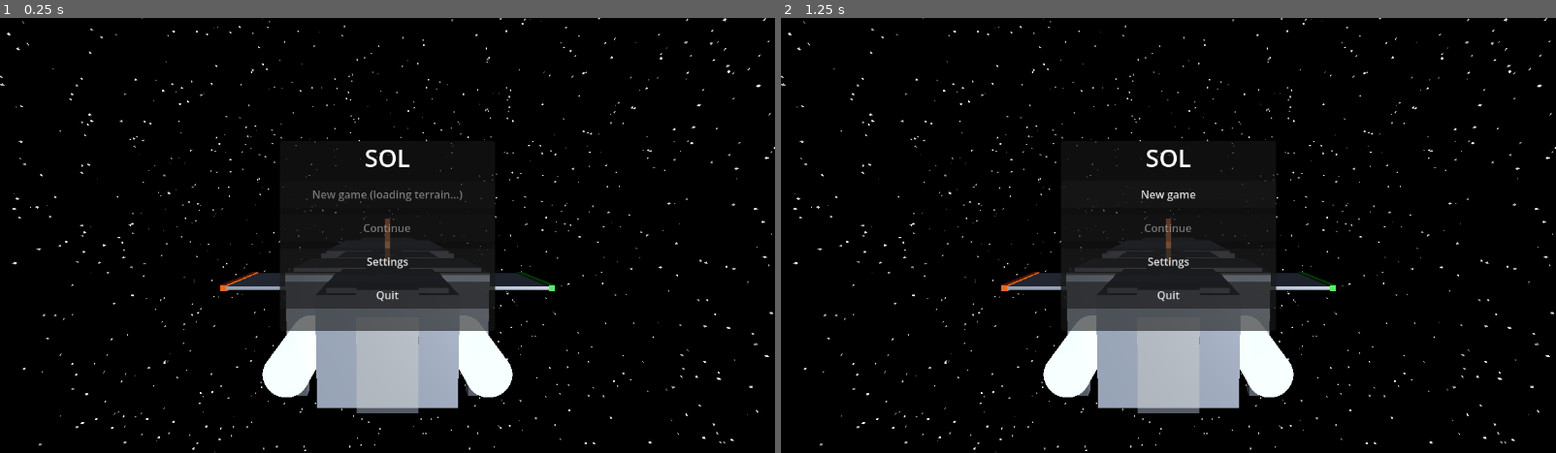
Above: before the commit, frames 1-2 (left to right).
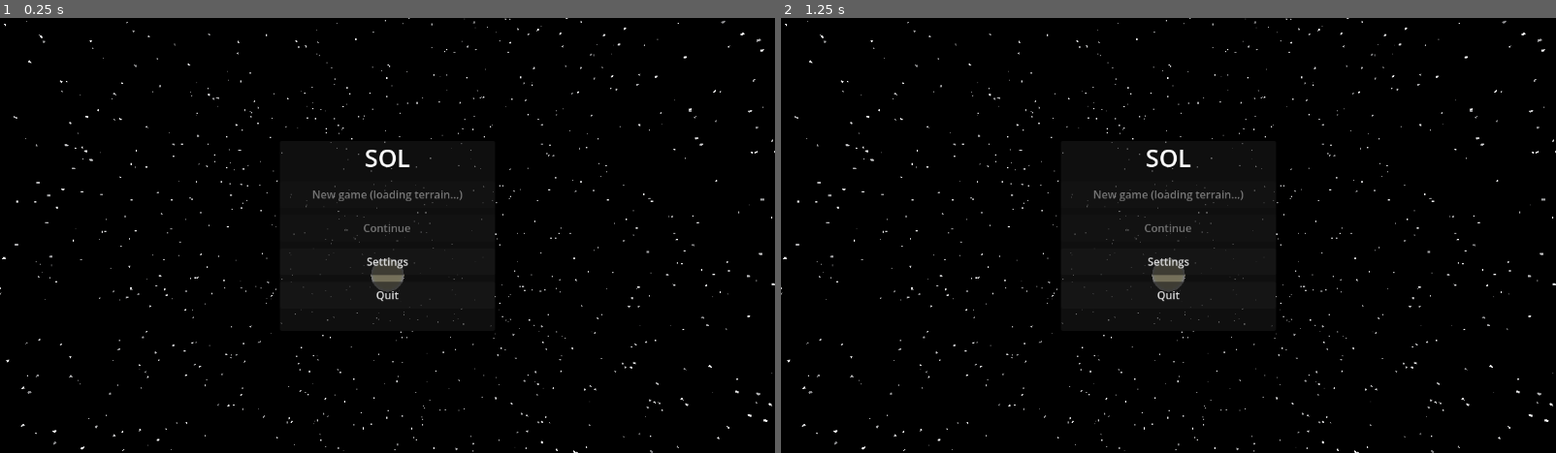
Above: after the commit, the same moments.

Repository: dryweather-2544/Sol
Game: Godot game, scene res://scenes/main.tscn
Same seed, same stepped clock (60 frames per second), same inputs: the game is played once before the commit and once after it.
Inputs (mouse positions are in pixels of both pictures, inside the frame that each line leads up to):
- Up to frame 1 (0.25 s): no input
- Up to frame 2 (1.25 s): tap Enter at 0.5 s; move the mouse to (1339, 213) at 0.52 s; hold E (roll_right) from 0.53 s (still down); hold Shift (boost) from 0.53 s (still down); click (1339, 213) at 0.67 s

The runs differ from the first frame. In frame 1, 11% of the frame differs, in the area x 0-100%, y 0-100%; in frame 2, 11%.
Error after the commit: Parse Error: Cannot infer the type of "rubber_floor" variable because the value doesn't have a set type. (res://src/flight/ship_visuals.gd:78)

Commit message:
N9 S2: textured ship (floors, walls, doors, console, glass, hull, nozzles) from Sol-Assets
Copies group ship_materials from Sol-Assets a6-b2-combined @ cd98de2 into assets/sol/ (61 files: 8 material folders,
.tres rewritten to res://assets/sol paths, .png.import settings carried over) and applies them in ShipVisuals:
- walls/ceilings: mat_ship_paint_panel; floors: mat_ship_floor_plate, airlock + cargo floors: mat_ship_rubber_mat;
  doors, gear, turret base: mat_ship_brushed_metal; console: mat_ship_composite_dark; wings: mat_hull_plating;
  cockpit nose glass: mat_ship_glass. Interior and exterior faces share boxes, so walls use the paint panel.
- nacelles: mat_hull_nozzle on the cylinder plus a thin emissive disc at the exhaust mouth (the nozzle texture covers the
  whole nacelle, so the old all-over blue glow becomes the disc). Exhaust-end orientation of the texture is UNRESOLVED in
  the A6 report: check the rear view; if the lip is on the wrong end set uv1_scale.y/offset.y (do not re-bake).
- one interior ReflectionProbe (captured once) so bare metal is not near-black against the black-space sky.
- every role falls back to its original code material when the asset is missing/not imported or GameSettings.asset_materials
  is off. Accent orange (seats, fin, wing tip), panels, flames and screens are unchanged (screens are S3).
- tools/asset_usage_check.py now ignores comments (a mention in a comment made an unused asset look integrated).
- docs/N9_STATUS.md: deferred = the two primer variants (no placeholder role maps to them).
No gameplay, save, collision or height code touched.

Verification: gdparse OK; asset_usage_check: 0 integrity problems, 8 of 11 materials referenced (primers deferred,
mat_hull_plating_derelict waits for the POI step). NOT RUN: tools/run_tests.sh (no Godot here), so ship_materials_test is
unrun; nothing has been rendered, so appearance, reflection probe look, nozzle orientation and performance are all UNVERIFIED.

Co-Authored-By: Claude Sonnet 5.5 <noreply@anthropic.com>
Claude-Session: https://claude.ai/code/session_01GyM6rJibu9wrLaKoKebZMq

Diff:
--- /dev/null
+++ b/assets/sol/materials/mat_hull_nozzle/mat_hull_nozzle.tres
@@ -0,0 +1,11 @@
+[gd_resource type="ORMMaterial3D" format=3]
+
+[ext_resource type="Texture2D" path="res://assets/sol/materials/mat_hull_nozzle/mat_hull_nozzle_albedo.png" id="1_lxsmd"]
+[ext_resource type="Texture2D" path="res://assets/sol/materials/mat_hull_nozzle/mat_hull_nozzle_normal.png" id="2_3rsd2"]
+[ext_resource type="Texture2D" path="res://assets/sol/materials/mat_hull_nozzle/mat_hull_nozzle_orm.png" id="3_iji4a"]
+
+[resource]
+albedo_texture = ExtResource("1_lxsmd")
+orm_texture = ExtResource("3_iji4a")
+normal_enabled = true
+normal_texture = ExtResource("2_3rsd2")
--- /dev/null
+++ b/assets/sol/materials/mat_hull_plating/mat_hull_plating.tres
@@ -0,0 +1,14 @@
+[gd_resource type="ORMMaterial3D" format=3]
+
+[ext_resource type="Texture2D" path="res://assets/sol/materials/mat_hull_plating/mat_hull_plating_albedo.png" id="1_my61j"]
+[ext_resource type="Texture2D" path="res://assets/sol/materials/mat_hull_plating/mat_hull_plating_normal.png" id="2_ww80m"]
+[ext_resource type="Texture2D" path="res://assets/sol/materials/mat_hull_plating/mat_hull_plating_orm.png" id="3_yf8sk"]
+
+[resource]
+albedo_texture = ExtResource("1_my61j")
+orm_texture = ExtResource("3_yf8sk")
+normal_enabled = true
+normal_texture = ExtResource("2_ww80m")
+uv1_scale = Vector3(0.125, 0.125, 0.125)
+uv1_triplanar = true
+uv1_triplanar_sharpness = 8.0
--- /dev/null
+++ b/assets/sol/materials/mat_hull_plating/mat_hull_plating_derelict.tres
@@ -0,0 +1,15 @@
+[gd_resource type="ORMMaterial3D" format=3]
+
+[ext_resource type="Texture2D" path="res://assets/sol/materials/mat_hull_plating/mat_hull_plating_albedo.png" id="1_k15el"]
+[ext_resource type="Texture2D" path="res://assets/sol/materials/mat_hull_plating/mat_hull_plating_normal.png" id="2_o6gpl"]
+[ext_resource type="Texture2D" path="res://assets/sol/materials/mat_hull_plating/mat_hull_plating_orm.png" id="3_vuebc"]
+
+[resource]
+albedo_color = Color(0.75, 0.75, 0.75, 1)
+albedo_texture = ExtResource("1_k15el")
+orm_texture = ExtResource("3_vuebc")
+normal_enabled = true
+normal_texture = ExtResource("2_o6gpl")
+uv1_scale = Vector3(0.125, 0.125, 0.125)
+uv1_triplanar = true
+uv1_triplanar_sharpness = 8.0
--- /dev/null
+++ b/assets/sol/materials/mat_hull_plating/mat_hull_plating_primer.tres
@@ -0,0 +1,15 @@
+[gd_resource type="ORMMaterial3D" format=3]
+
+[ext_resource type="Texture2D" path="res://assets/sol/materials/mat_hull_plating/mat_hull_plating_albedo.png" id="1_68ri8"]
+[ext_resource type="Texture2D" path="res://assets/sol/materials/mat_hull_plating/mat_hull_plating_normal.png" id="2_ujyfu"]
+[ext_resource type="Texture2D" path="res://assets/sol/materials/mat_hull_plating/mat_hull_plating_orm.png" id="3_y5q6a"]
+
+[resource]
+albedo_color = Color(0.5081081, 0.58241755, 0.5549133, 1)
+albedo_texture = ExtResource("1_68ri8")
+orm_texture = ExtResource("3_y5q6a")
+normal_enabled = true
+normal_texture = ExtResource("2_ujyfu")
+uv1_scale = Vector3(0.125, 0.125, 0.125)
+uv1_triplanar = true
+uv1_triplanar_sharpness = 8.0
--- /dev/null
+++ b/assets/sol/materials/mat_ship_brushed_metal/mat_ship_brushed_metal.tres
@@ -0,0 +1,14 @@
+[gd_resource type="ORMMaterial3D" format=3]
+
+[ext_resource type="Texture2D" path="res://assets/sol/materials/mat_ship_brushed_metal/mat_ship_brushed_metal_albedo.png" id="1_30nrj"]
+[ext_resource type="Texture2D" path="res://assets/sol/materials/mat_ship_brushed_metal/mat_ship_brushed_metal_normal.png" id="2_p16j8"]
+[ext_resource type="Texture2D" path="res://assets/sol/materials/mat_ship_brushed_metal/mat_ship_brushed_metal_orm.png" id="3_tc26k"]
+
+[resource]
+albedo_texture = ExtResource("1_30nrj")
+orm_texture = ExtResource("3_tc26k")
+normal_enabled = true
+normal_texture = ExtResource("2_p16j8")
+uv1_scale = Vector3(0.5, 0.5, 0.5)
+uv1_triplanar = true
+uv1_triplanar_sharpness = 8.0
--- /dev/null
+++ b/assets/sol/materials/mat_ship_composite_dark/mat_ship_composite_dark.tres
@@ -0,0 +1,14 @@
+[gd_resource type="ORMMaterial3D" format=3]
+
+[ext_resource type="Texture2D" path="res://assets/sol/materials/mat_ship_composite_dark/mat_ship_composite_dark_albedo.png" id="1_f81e0"]
+[ext_resource type="Texture2D" path="res://assets/sol/materials/mat_ship_composite_dark/mat_ship_composite_dark_normal.png" id="2_l20tg"]
+[ext_resource type="Texture2D" path="res://assets/sol/materials/mat_ship_composite_dark/mat_ship_composite_dark_orm.png" id="3_g7mfe"]
+
+[resource]
+albedo_texture = ExtResource("1_f81e0")
+orm_texture = ExtResource("3_g7mfe")
+normal_enabled = true
+normal_texture = ExtResource("2_l20tg")
+uv1_scale = Vector3(0.5, 0.5, 0.5)
+uv1_triplanar = true
+uv1_triplanar_sharpness = 8.0
--- /dev/null
+++ b/assets/sol/materials/mat_ship_floor_plate/mat_ship_floor_plate.tres
@@ -0,0 +1,14 @@
+[gd_resource type="ORMMaterial3D" format=3]
+
+[ext_resource type="Texture2D" path="res://assets/sol/materials/mat_ship_floor_plate/mat_ship_floor_plate_albedo.png" id="1_nvox2"]
+[ext_resource type="Texture2D" path="res://assets/sol/materials/mat_ship_floor_plate/mat_ship_floor_plate_normal.png" id="2_ustft"]
+[ext_resource type="Texture2D" path="res://assets/sol/materials/mat_ship_floor_plate/mat_ship_floor_plate_orm.png" id="3_35af8"]
+
+[resource]
+albedo_texture = ExtResource("1_nvox2")
+orm_texture = ExtResource("3_35af8")
+normal_enabled = true
+normal_texture = ExtResource("2_ustft")
+uv1_scale = Vector3(0.5, 0.5, 0.5)
+uv1_triplanar = true
+uv1_triplanar_sharpness = 8.0
--- /dev/null
+++ b/assets/sol/materials/mat_ship_glass/mat_ship_glass.tres
@@ -0,0 +1,7 @@
+[gd_resource type="StandardMaterial3D" format=3]
+
+[resource]
+transparency = 1
+albedo_color = Color(0.47843137, 0.56078434, 0.6392157, 0.06)
+metallic_specular = 0.6
+roughness = 0.05
--- /dev/null
+++ b/assets/sol/materials/mat_ship_paint_panel/mat_ship_paint_panel.tres
@@ -0,0 +1,14 @@
+[gd_resource type="ORMMaterial3D" format=3]
+
+[ext_resource type="Texture2D" path="res://assets/sol/materials/mat_ship_paint_panel/mat_ship_paint_panel_albedo.png" id="1_v6xuk"]
+[ext_resource type="Texture2D" path="res://assets/sol/materials/mat_ship_paint_panel/mat_ship_paint_panel_normal.png" id="2_chkmr"]
+[ext_resource type="Texture2D" path="res://assets/sol/materials/mat_ship_paint_panel/mat_ship_paint_panel_orm.png" id="3_iud3g"]
+
+[resource]
+albedo_texture = ExtResource("1_v6xuk")
+orm_texture = ExtResource("3_iud3g")
+normal_enabled = true
+normal_texture = ExtResource("2_chkmr")
+uv1_scale = Vector3(0.5, 0.5, 0.5)
+uv1_triplanar = true
+uv1_triplanar_sharpness = 8.0
--- /dev/null
+++ b/assets/sol/materials/mat_ship_paint_panel/mat_ship_paint_panel_primer.tres
@@ -0,0 +1,15 @@
+[gd_resource type="ORMMaterial3D" format=3]
+
+[ext_resource type="Texture2D" path="res://assets/sol/materials/mat_ship_paint_panel/mat_ship_paint_panel_albedo.png" id="1_fc3kk"]
+[ext_resource type="Texture2D" path="res://assets/sol/materials/mat_ship_paint_panel/mat_ship_paint_panel_normal.png" id="2_uak05"]
+[ext_resource type="Texture2D" path="res://assets/sol/materials/mat_ship_paint_panel/mat_ship_paint_panel_orm.png" id="3_1hn2w"]
+
+[resource]
+albedo_color = Color(0.5081081, 0.58241755, 0.5549133, 1)
+albedo_texture = ExtResource("1_fc3kk")
+orm_texture = ExtResource("3_1hn2w")
+normal_enabled = true
+normal_texture = ExtResource("2_uak05")
+uv1_scale = Vector3(0.5, 0.5, 0.5)
+uv1_triplanar = true
+uv1_triplanar_sharpness = 8.0
--- /dev/null
+++ b/assets/sol/materials/mat_ship_rubber_mat/mat_ship_rubber_mat.tres
@@ -0,0 +1,13 @@
+[gd_resource type="ORMMaterial3D" format=3]
+
+[ext_resource type="Texture2D" path="res://assets/sol/materials/mat_ship_rubber_mat/mat_ship_rubber_mat_albedo.png" id="1_xidet"]
+[ext_resource type="Texture2D" path="res://assets/sol/materials/mat_ship_rubber_mat/mat_ship_rubber_mat_normal.png" id="2_355ju"]
+[ext_resource type="Texture2D" path="res://assets/sol/materials/mat_ship_rubber_mat/mat_ship_rubber_mat_orm.png" id="3_mafjq"]
+
+[resource]
+albedo_texture = ExtResource("1_xidet")
+orm_texture = ExtResource("3_mafjq")
+normal_enabled = true
+normal_texture = ExtResource("2_355ju")
+uv1_triplanar = true
+uv1_triplanar_sharpness = 8.0
--- a/src/flight/ship_visuals.gd
+++ b/src/flight/ship_visuals.gd
@@ -16,9 +16,18 @@
 var _hull_material := _material(Color(0.55, 0.6, 0.68), 0.55, 0.35)
 var _floor_material := _material(Color(0.25, 0.27, 0.3), 0.8, 0.1)
 var _accent_material := _material(Color(0.9, 0.35, 0.1), 0.6, 0.2)
-var _door_material := _material(Color(0.75, 0.78, 0.82), 0.4, 0.5)
+var _door_material: Material = AssetLibrary.material_or("mat_ship_brushed_metal", _material(Color(0.75, 0.78, 0.82), 0.4, 0.5))
 var _glow_material := _emissive(Color(0.3, 0.7, 1.0), 3.0)
 var _panel_material := _emissive(Color(0.2, 1.0, 0.5), 2.5)
+# N9: textured versions of the roles above. Each falls back to its code material when the asset is missing or GameSettings.asset_materials
+# is off, so the original look is always one switch away. Interiors and exterior hull plating share boxes, so walls use the paint panel.
+var _wall_material: Material = AssetLibrary.material_or("mat_ship_paint_panel", _hull_material)
+var _exterior_material: Material = AssetLibrary.material_or("mat_hull_plating", _hull_material)
+var _floor_slab_material: Material = AssetLibrary.material_or("mat_ship_floor_plate", _floor_material)
+var _rubber_floor_material: Material = AssetLibrary.material_or("mat_ship_rubber_mat", _floor_slab_material)
+var _console_material: Material = AssetLibrary.material_or("mat_ship_composite_dark", _floor_material)
+var _metal_material: Material = AssetLibrary.material_or("mat_ship_brushed_metal", _floor_material)
+var _nozzle_material: Material = AssetLibrary.material_or("mat_hull_nozzle", _glow_material)
 
 
 func _ready() -> void:
@@ -32,6 +41,8 @@
 	_build_ramp(layout)
 	_build_turret()
 	_build_lights(layout)
+	if _wall_material != _hull_material:
+		_build_reflection_probe(layout)
 
 
 func _process(_delta: float) -> void:
@@ -62,12 +73,14 @@
 
 
 func _build_floors_and_ceilings(layout: InteriorLayout) -> void:
-	for room in layout.rooms.values():
-		_slab(room, layout.floor_y - 0.12, layout.floor_y, _floor_material)
-		_slab(room, layout.ceiling_y, layout.ceiling_y + 0.12, _hull_material)
+	for room_id in layout.rooms:
+		var room: Rect2 = layout.rooms[room_id]
+		var rubber_floor := room_id == &"airlock" or room_id == &"cargo"
+		_slab(room, layout.floor_y - 0.12, layout.floor_y, _rubber_floor_material if rubber_floor else _floor_slab_material)
+		_slab(room, layout.ceiling_y, layout.ceiling_y + 0.12, _wall_material)
 	for portal in layout.portals.values():
-		_slab((portal as Portal).opening, layout.floor_y - 0.12, layout.floor_y, _floor_material)
-		_slab((portal as Portal).opening, layout.ceiling_y, layout.ceiling_y + 0.12, _hull_material)
+		_slab((portal as Portal).opening, layout.floor_y - 0.12, layout.floor_y, _floor_slab_material)
+		_slab((portal as Portal).opening, layout.ceiling_y, layout.ceiling_y + 0.12, _wall_material)
 
 
 ## Walls are the 0.2 m skin just outside each room rectangle, with gaps where a portal opening crosses it.
@@ -79,6 +92,7 @@
 	glass.albedo_color = Color(0.5, 0.7, 0.9, 0.2)
 	glass.transparency = BaseMaterial3D.TRANSPARENCY_ALPHA
 	glass.roughness = 0.1
+	var glass_material: Material = AssetLibrary.material_or("mat_ship_glass", glass)
 	var thickness := 0.2
 	for room_id in layout.rooms:
 		var room: Rect2 = layout.rooms[room_id]
@@ -91,7 +105,7 @@
 			var wall: Rect2 = walls[side][0]
 			var runs_along_x: bool = walls[side][1]
 			if room_id == &"cockpit" and side == "nose":
-				_wall_box(wall.position.x, wall.end.x, wall.position.y, wall.end.y, bottom, top, glass)
+				_wall_box(wall.position.x, wall.end.x, wall.position.y, wall.end.y, bottom, top, glass_material)
 				continue
 			_wall_with_portal_gaps(layout, wall, runs_along_x, bottom, top)
 
@@ -144,7 +158,7 @@
 		var back := _box_instance(Vector3(0.7, 1.0, 0.12), _accent_material)
 		back.position = seat_position + Vector3(0, 0.75, 0) + behind
 		add_child(back)
-	var console := _box_instance(Vector3(2.4, 0.9, 0.6), _floor_material)
+	var console := _box_instance(Vector3(2.4, 0.9, 0.6), _console_material)
 	console.position = Vector3(0, layout.floor_y + 0.45, -6.5)
 	add_child(console)
 	var screen := _box_instance(Vector3(2.2, 0.05, 0.5), _glow_material)
@@ -172,7 +186,7 @@
 
 func _build_exterior_extras(layout: InteriorLayout) -> void:
 	for side in [-1.0, 1.0]:
-		var wing := _box_instance(Vector3(4.6, 0.15, 3.4), _hull_material)
+		var wing := _box_instance(Vector3(4.6, 0.15, 3.4), _exterior_material)
 		wing.position = Vector3(side * 5.5, 0.1, 2.0)
 		add_child(wing)
 		var tip := _box_instance(Vector3(0.3, 0.3, 3.4), _accent_material if side < 0.0 else _material(Color(0.1, 0.8, 0.2), 0.6, 0.2))
@@ -184,14 +198,16 @@
 		engine.height = 2.4
 		var nacelle := MeshInstance3D.new()
 		nacelle.mesh = engine
-		nacelle.material_override = _glow_material
+		nacelle.material_override = _nozzle_material
+		if _nozzle_material != _glow_material:
+			nacelle.add_child(_exhaust_disc())
 		nacelle.rotation_degrees = Vector3(90, 0, 0)
 		nacelle.position = Vector3(side * 2.4, -0.3, 9.3)
 		add_child(nacelle)
-		var gear := _box_instance(Vector3(0.3, 1.2, 0.3), _floor_material)
+		var gear := _box_instance(Vector3(0.3, 1.2, 0.3), _metal_material)
 		gear.position = Vector3(side * 2.6, -1.4, 8.5)
 		add_child(gear)
-		var gear_front := _box_instance(Vector3(0.3, 1.2, 0.3), _floor_material)
+		var gear_front := _box_instance(Vector3(0.3, 1.2, 0.3), _metal_material)
 		gear_front.position = Vector3(side * 2.6, -1.4, -5.0)
 		add_child(gear_front)
 	var fin := _box_instance(Vector3(0.2, 1.6, 2.2), _accent_material)
@@ -218,7 +234,7 @@
 func _build_turret() -> void:
 	_turret_pivot.position = ship.systems.turret.muzzle_offset - Vector3(0, 0.15, 0)
 	add_child(_turret_pivot)
-	var base := _box_instance(Vector3(0.7, 0.3, 0.7), _floor_material)
+	var base := _box_instance(Vector3(0.7, 0.3, 0.7), _metal_material)
 	base.position = Vector3(0, -0.05, 0)
 	_turret_pivot.add_child(base)
 	var barrel := _box_instance(Vector3(0.14, 0.14, 1.1), _accent_material)
@@ -273,6 +289,34 @@
 			_smoke_nodes[room_id] = smoke
 
 
+## The nozzle texture covers the whole nacelle, so the engine glow becomes a thin emissive disc in the exhaust mouth: the cylinder's top
+## cap (+y before the nacelle is rotated 90 degrees about x, which sends +y to +z, the rear).
+func _exhaust_disc() -> MeshInstance3D:
+	var disc_mesh := CylinderMesh.new()
+	disc_mesh.top_radius = 0.5
+	disc_mesh.bottom_radius = 0.5
+	disc_mesh.height = 0.04
+	var disc := MeshInstance3D.new()
+	disc.mesh = disc_mesh
+	disc.material_override = _glow_material
+	disc.position = Vector3(0.0, 1.19, 0.0)
+	return disc
+
+
+## Bare metal (metallic 1) reflects the sky, which is black space, so the textured interior would render near-black. One interior
+## probe over the ship, captured once, gives metal something to reflect.
+func _build_reflection_probe(layout: InteriorLayout) -> void:
+	var height := layout.ceiling_y - layout.floor_y
+	var probe := ReflectionProbe.new()
+	probe.size = Vector3(8.0, height + 0.5, 20.0)
+	probe.position = Vector3(0.0, layout.floor_y + height * 0.5, 1.8)
+	probe.interior = true
+	probe.box_projection = true
+	probe.update_mode = ReflectionProbe.UPDATE_ONCE
+	probe.intensity = 0.6
+	add_child(probe)
+
+
 func _slab(area: Rect2, bottom_y: float, top_y: float, material: Material) -> void:
 	var instance := _box_instance(Vector3(area.size.x, top_y - bottom_y, area.size.y), material)
 	instance.position = Vector3(area.position.x + area.size.x * 0.5, (bottom_y + top_y) * 0.5, area.position.y + area.size.y * 0.5)
@@ -282,7 +326,7 @@
 func _wall_box(x_min: float, x_max: float, z_min: float, z_max: float, y_min: float, y_max: float, material: Material = null) -> void:
 	var first_z := minf(z_min, z_max)
 	var last_z := maxf(z_min, z_max)
-	var instance := _box_instance(Vector3(x_max - x_min, y_max - y_min, last_z - first_z), material if material != null else _hull_material)
+	var instance := _box_instance(Vector3(x_max - x_min, y_max - y_min, last_z - first_z), material if material != null else _wall_material)
 	instance.position = Vector3((x_min + x_max) * 0.5, (y_min + y_max) * 0.5, (first_z + last_z) * 0.5)
 	add_child(instance)
 
--- /dev/null
+++ b/tests/unit/ship_materials_test.gd
@@ -0,0 +1,73 @@
+extends "res://tests/test_case.gd"
+## N9 S2: the ship's roles use the Sol-Assets materials when the switch is on and the original code materials when it is off.
+## ShipVisuals._ready() is called directly (no scene tree needed); the assets must be imported, which tools/run_tests.sh does first.
+
+
+func _build_visuals() -> ShipVisuals:
+	var ship := Ship.new()
+	ship.systems = ShipSystems.new()
+	var visuals := ShipVisuals.new()
+	visuals.ship = ship
+	visuals._ready()
+	return visuals
+
+
+func _meshes_using(visuals: ShipVisuals, material: Material) -> Array[MeshInstance3D]:
+	var found: Array[MeshInstance3D] = []
+	for child in visuals.get_children():
+		if child is MeshInstance3D and (child as MeshInstance3D).material_override == material:
+			found.append(child as MeshInstance3D)
+	return found
+
+
+func _has_probe(visuals: ShipVisuals) -> bool:
+	for child in visuals.get_children():
+		if child is ReflectionProbe:
+			return true
+	return false
+
+
+func test_roles_use_asset_materials_when_the_switch_is_on() -> void:
+	var settings := GameSettings.instance()
+	var original := settings.asset_materials
+	settings.asset_materials = true
+	var paint := AssetLibrary.material("mat_ship_paint_panel")
+	assert_true(paint != null, "mat_ship_paint_panel loads (assets copied and imported)")
+	var visuals := _build_visuals()
+	assert_true(visuals._wall_material == paint, "walls and ceilings use the paint panel")
+	assert_true(visuals._floor_slab_material == AssetLibrary.material("mat_ship_floor_plate"), "floors use the floor plate")
+	assert_true(visuals._door_material == AssetLibrary.material("mat_ship_brushed_metal"), "doors use brushed metal")
+	assert_true(_meshes_using(visuals, paint).size() >= 6, "the walls/ceilings really carry it (got %d boxes)" % _meshes_using(visuals, paint).size())
+	assert_true(_meshes_using(visuals, AssetLibrary.material("mat_ship_rubber_mat")).size() >= 2, "airlock and cargo floors are rubber")
+	assert_true(_has_probe(visuals), "an interior reflection probe is added for the metal")
+	visuals.free()
+	settings.asset_materials = original
+
+
+func test_both_nacelles_get_the_nozzle_and_an_exhaust_disc() -> void:
+	var settings := GameSettings.instance()
+	var original := settings.asset_materials
+	settings.asset_materials = true
+	var nozzle := AssetLibrary.material("mat_hull_nozzle")
+	assert_true(nozzle != null, "mat_hull_nozzle loads")
+	var visuals := _build_visuals()
+	var nacelles := _meshes_using(visuals, nozzle)
+	assert_eq(nacelles.size(), 2, "two nacelles")
+	for nacelle in nacelles:
+		assert_eq(nacelle.get_child_count(), 1, "each nacelle carries one exhaust disc")
+		assert_true((nacelle.get_child(0) as MeshInstance3D).material_override == visuals._glow_material, "the disc is the engine glow")
+	visuals.free()
+	settings.asset_materials = original
+
+
+func test_switch_off_restores_the_original_look() -> void:
+	var settings := GameSettings.instance()
+	var original := settings.asset_materials
+	settings.asset_materials = false
+	var visuals := _build_visuals()
+	assert_true(visuals._wall_material == visuals._hull_material, "walls are the code hull material again")
+	assert_true(visuals._nozzle_material == visuals._glow_material, "nacelles glow as before")
+	assert_true(not _has_probe(visuals), "no probe without assets")
+	assert_eq(_meshes_using(visuals, visuals._glow_material).size() >= 2, true, "the glow material is back on the nacelles")
+	visuals.free()
+	settings.asset_materials = original
Not shown, added: assets/sol/SOURCE.txt
Binary file added: assets/sol/materials/mat_hull_nozzle/mat_hull_nozzle_albedo.png
Not shown, added: assets/sol/materials/mat_hull_nozzle/mat_hull_nozzle_albedo.png.import
Binary file added: assets/sol/materials/mat_hull_nozzle/mat_hull_nozzle_normal.png
Not shown, added: assets/sol/materials/mat_hull_nozzle/mat_hull_nozzle_normal.png.import
Binary file added: assets/sol/materials/mat_hull_nozzle/mat_hull_nozzle_orm.png
Not shown, added: assets/sol/materials/mat_hull_nozzle/mat_hull_nozzle_orm.png.import
Binary file added: assets/sol/materials/mat_hull_plating/mat_hull_plating_albedo.png
Not shown, added: assets/sol/materials/mat_hull_plating/mat_hull_plating_albedo.png.import
Binary file added: assets/sol/materials/mat_hull_plating/mat_hull_plating_normal.png
Not shown, added: assets/sol/materials/mat_hull_plating/mat_hull_plating_normal.png.import
Binary file added: assets/sol/materials/mat_hull_plating/mat_hull_plating_orm.png
(and 40 more such lines)
